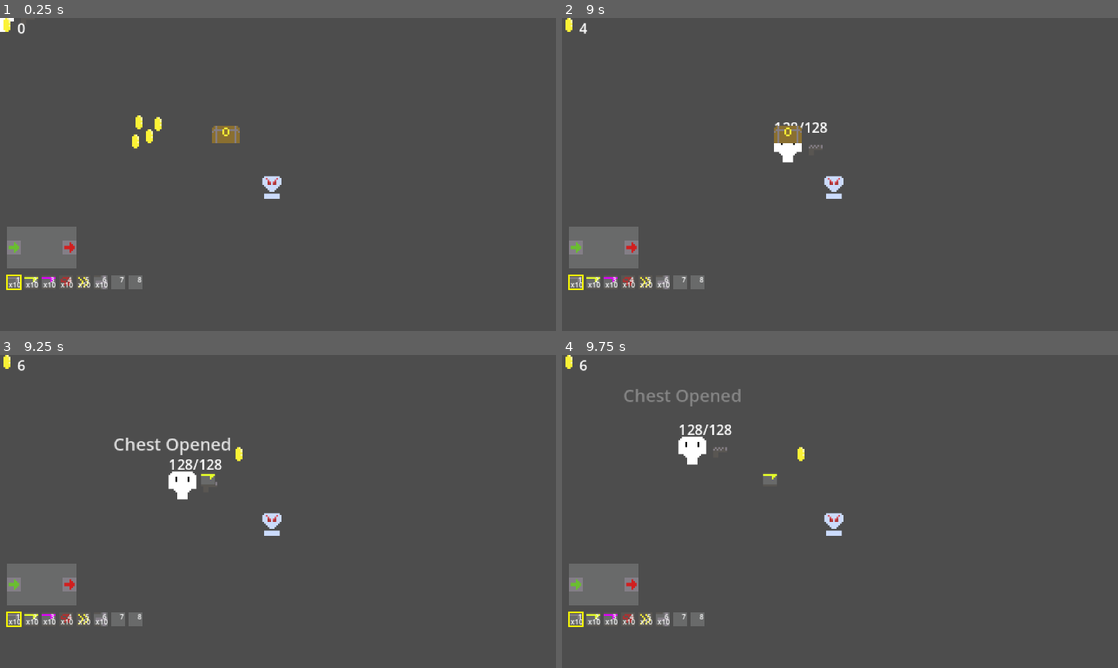
Above: before the commit, frames 1-4 (two rows, left to right).
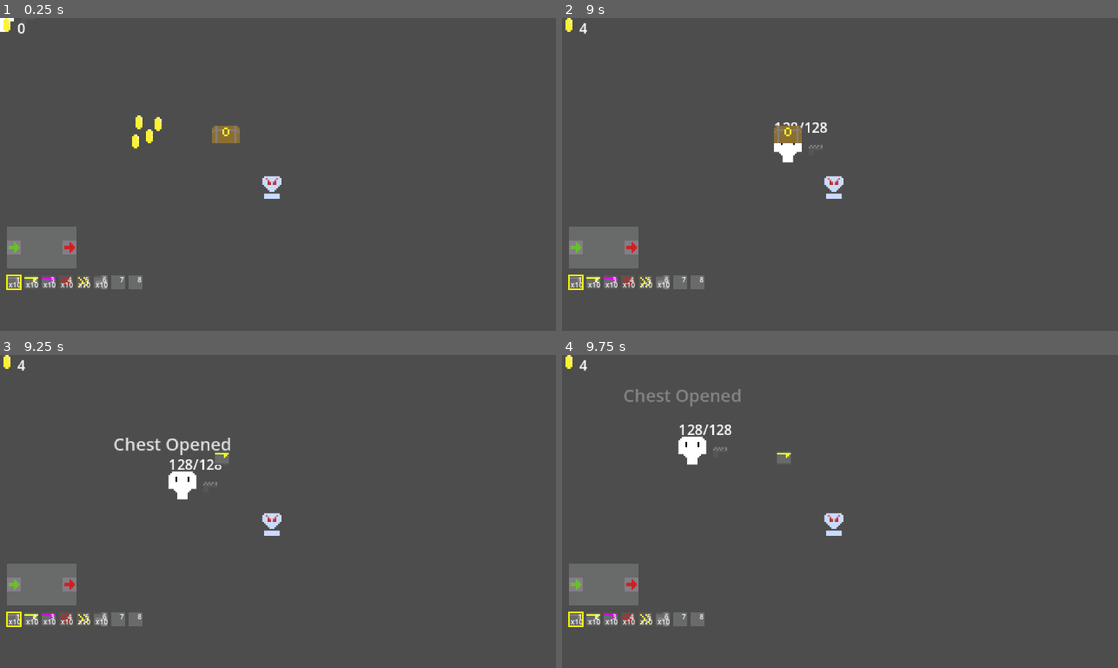
Above: after the commit, the same moments.

Repository: Kimbix/gun-factory-game
Game: Godot game, scene res://main.tscn
The game is run twice, just before and just after one commit, with the same random seed, the same clock (stepped at 60 frames per second) and the same inputs.
Inputs (mouse positions are in pixels of both pictures, inside the frame that each line leads up to):
- Up to frame 1 (0.25 s): no input
- Up to frame 2 (9 s): tap Enter at 0.5 s; move the mouse to (962, 158) at 0.52 s; hold D (move_right) 0.53-1.28 s; hold E (interact) 0.53-1.28 s; move the mouse to (728, 190) at 1.27 s; hold S (move_down) 1.28-2.03 s; click (728, 190) at 1.35 s; tap E (interact) every 1.5 s from 1.55 to 7.55 s; move the mouse to (895, 105) at 2.02 s; hold D (move_right) 2.03-2.78 s; hold E (interact) 2.03-2.78 s; move the mouse to (812, 237) at 2.77 s; hold W (move_up) 2.78-3.53 s; tap 1 at 2.85 s; move the mouse to (1006, 221) at 3.52 s; hold E (interact) 3.53-4.28 s; hold A (move_left) 3.53-5.03 s; tap 2 at 3.6 s; move the mouse to (673, 127) at 4.27 s; tap 3 at 4.35 s; move the mouse to (867, 174) at 5.02 s; hold S (move_down) 5.03-5.78 s; hold E (interact) 5.03-5.78 s; tap 4 at 5.1 s; move the mouse to (756, 96) at 5.77 s; hold D (move_right) 5.78-6.53 s; tap 5 at 5.85 s; move the mouse to (962, 158) at 6.52 s; hold W (move_up) 6.53-7.28 s; hold E (interact) 6.53-7.28 s; tap 6 at 6.6 s; move the mouse to (728, 190) at 7.27 s; hold D (move_right) 7.28-8.03 s; tap 7 at 7.35 s; move the mouse to (895, 105) at 8.02 s; hold S (move_down) 8.03-8.78 s; hold E (interact) 8.03-8.78 s; tap 8 at 8.1 s; move the mouse to (812, 237) at 8.77 s; hold A (move_left) from 8.78 s (still down); tap R at 8.85 s
- Up to frame 3 (9.25 s): keep holding A (move_left); tap E (interact) at 9.05 s
- Up to frame 4 (9.75 s): move the mouse to (1006, 558) at 9.52 s; release A (move_left) at 9.53 s; hold W (move_up) from 9.53 s (still down); hold E (interact) from 9.53 s (still down); tap Enter at 9.6 s

Frames 1-2 are identical in both runs. In frame 3, 0.2% of the frame differs, in the area x 3-44%, y 1-42%; in frame 4, 0.2%.

Commit message:
Chests drop items from LootTable (range-based), no coins

Diff:
--- a/assets/loot/chest_loot.tres
+++ b/assets/loot/chest_loot.tres
@@ -26,6 +26,6 @@
 
 [resource]
 script = ExtResource("1_script")
-coin_min = 2
-coin_max = 6
+drop_min = 1
+drop_max = 3
 entries = Array[Resource]([SubResource("Entry_conveyor"), SubResource("Entry_splitter"), SubResource("Entry_fast")])
--- a/scripts/world/chest.gd
+++ b/scripts/world/chest.gd
@@ -6,7 +6,6 @@
 var _opened: bool = false
 var _area: Area2D
 
-const COIN_SCENE := preload("res://coin_pickup.tscn")
 const ITEM_SCENE := preload("res://item_pickup.tscn")
 
 
@@ -34,27 +33,21 @@
 
 	if loot_table == null:
 		return
-	var count := randi_range(loot_table.coin_min, loot_table.coin_max)
+	var count := randi_range(loot_table.drop_min, loot_table.drop_max)
 	for i in count:
-		_spawn_coin()
-	for entry in loot_table.entries:
-		if entry.item_type == null:
-			continue
-		if randf() >= entry.chance:
-			continue
-		for j in entry.count:
-			_spawn_item(entry.item_type)
+		_spawn_random_entry()
 
 
-func _spawn_coin() -> void:
-	var coin := COIN_SCENE.instantiate()
-	coin.value = 1
-	coin.position = global_position + Vector2(randf_range(-12.0, 12.0), randf_range(-12.0, 12.0))
-	get_parent().add_child(coin)
-
-
-func _spawn_item(type: ComponentType) -> void:
-	var pickup := ITEM_SCENE.instantiate()
-	pickup.component_type = type
-	pickup.position = global_position + Vector2(randf_range(-12.0, 12.0), randf_range(-12.0, 12.0))
-	get_parent().add_child(pickup)
+func _spawn_random_entry() -> void:
+	if loot_table.entries.is_empty():
+		return
+	var entry: LootTableEntry = loot_table.entries.pick_random()
+	if entry.item_type == null:
+		return
+	if randf() >= entry.chance:
+		return
+	for j in entry.count:
+		var pickup: ItemPickup = ITEM_SCENE.instantiate()
+		pickup.component_type = entry.item_type
+		pickup.position = global_position + Vector2(randf_range(-12.0, 12.0), randf_range(-12.0, 12.0))
+		get_parent().add_child(pickup)
--- a/scripts/world/loot_table.gd
+++ b/scripts/world/loot_table.gd
@@ -1,6 +1,6 @@
 class_name LootTable
 extends Resource
 
-@export var coin_min: int = 0
-@export var coin_max: int = 0
+@export var drop_min: int = 1
+@export var drop_max: int = 3
 @export var entries: Array[LootTableEntry] = []
